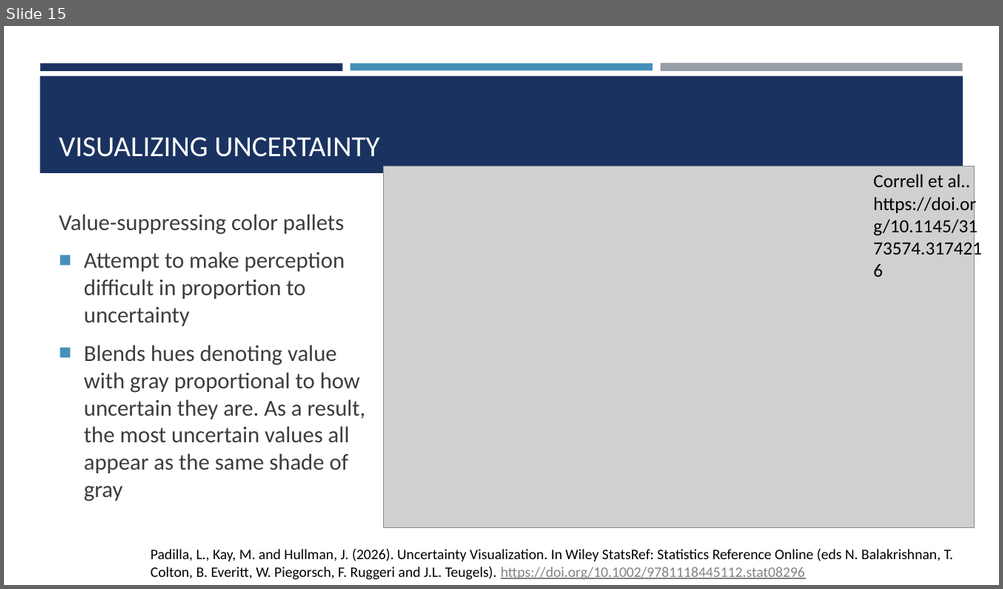
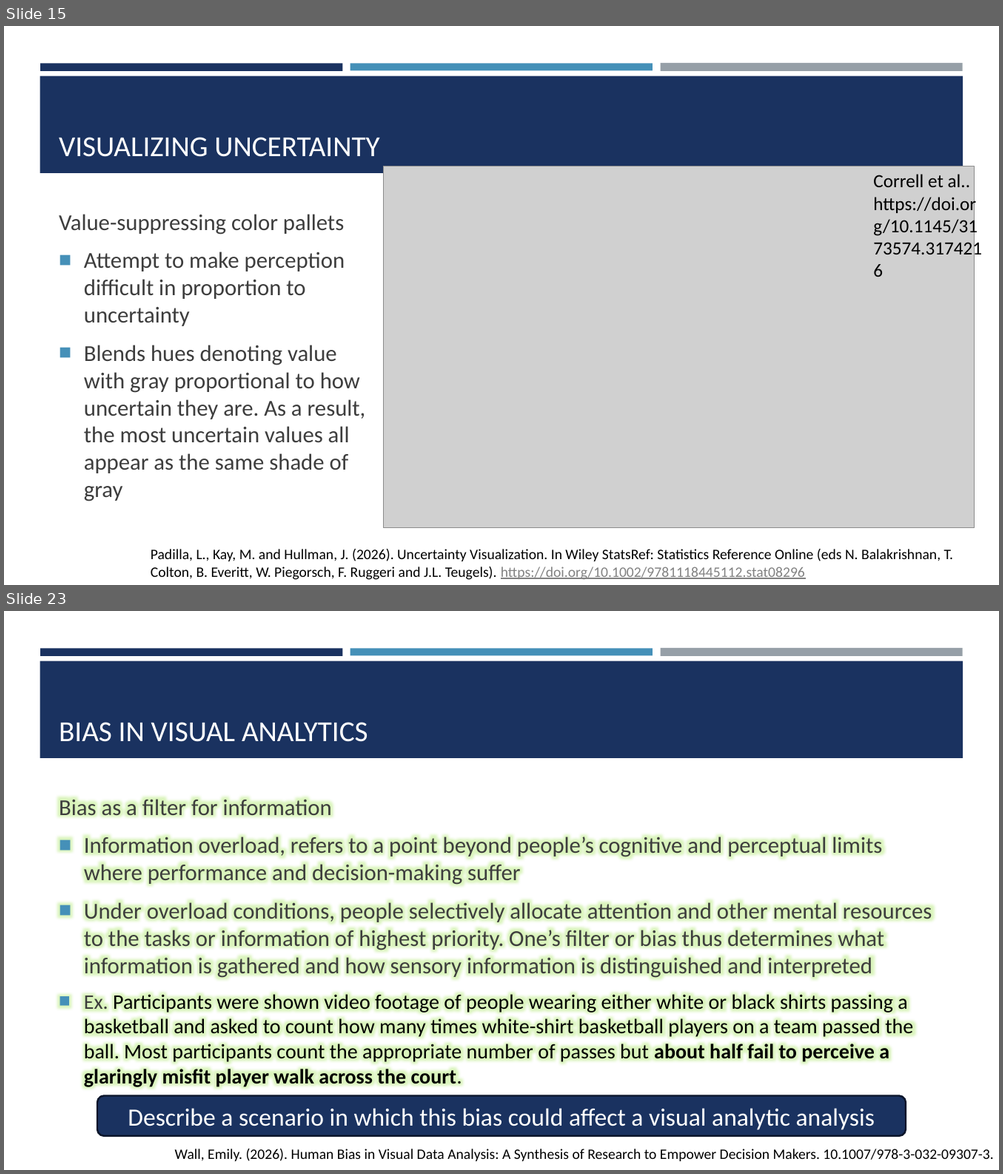
Before and after one commit to amosca01/SDS-CSC235, a slide deck: slides/11-uncertainty-bias.pptx. Shown one above the other, each under a label of ours: slide 15 before the commit, slides 15 and 23 after it; the slides between them are not shown. The pictures are 1003x589 and 1003x1174 pixels, drawn with LibreOffice and Linux fonts; fonts in the diff are those of the drawing; grey boxes stand for pictures. Boxes give left, top, right and bottom in pixels: in the first picture for what was removed or moved away, otherwise in the second. Text is boxed around its words. In the diff, an @@ line names an element or a change of style, - is before the commit and + after.

```diff
--- a/slides/11-uncertainty-bias.pptx
+++ b/slides/11-uncertainty-bias.pptx
@@ slide 23 added at [4,611,999,1170], background #FFFFFF; not listed: 4 template elements that a slide beside it also shows @@
@@ title added at [59,722,368,742], 28 pt, text #FFFFFF @@
+BIAS IN VISUAL ANALYTICS
@@ text added at [59,796,932,1088], 22 pt, text #3D3D3D @@
+Bias as a filter for information
+■ Information overload, refers to a point beyond people’s cognitive and perceptual limits where performance and decision-making suffer
+■ Under overload conditions, people selectively allocate attention and other mental resources to the tasks or information of highest priority. One’s filter or bias thus determines what information is gathered and how sensory information is distinguished and interpreted
+■ Ex. Participants were shown video footage of people wearing either white or black shirts passing a basketball and asked to count how many times white-shirt basketball players on a team passed the ball. Most participants count the appropriate number of passes but about half fail to perceive a glaringly misfit player walk across the court.
@@ rounded rectangle added at [97,1096,905,1136], fill #1A3260, outline #0B162A 1.75 pt, 24 pt, text #FFFFFF @@
+Describe a scenario in which this bias could affect a visual analytic analysis
@@ text added at [175,1149,993,1162], 14 pt, text #000000 @@
+Wall, Emily. (2026). Human Bias in Visual Data Analysis: A Synthesis of Research to Empower Decision Makers. 10.1007/978-3-032-09307-3.
```
Also in this commit, not shown: 11 other slides added, 14 other files.
